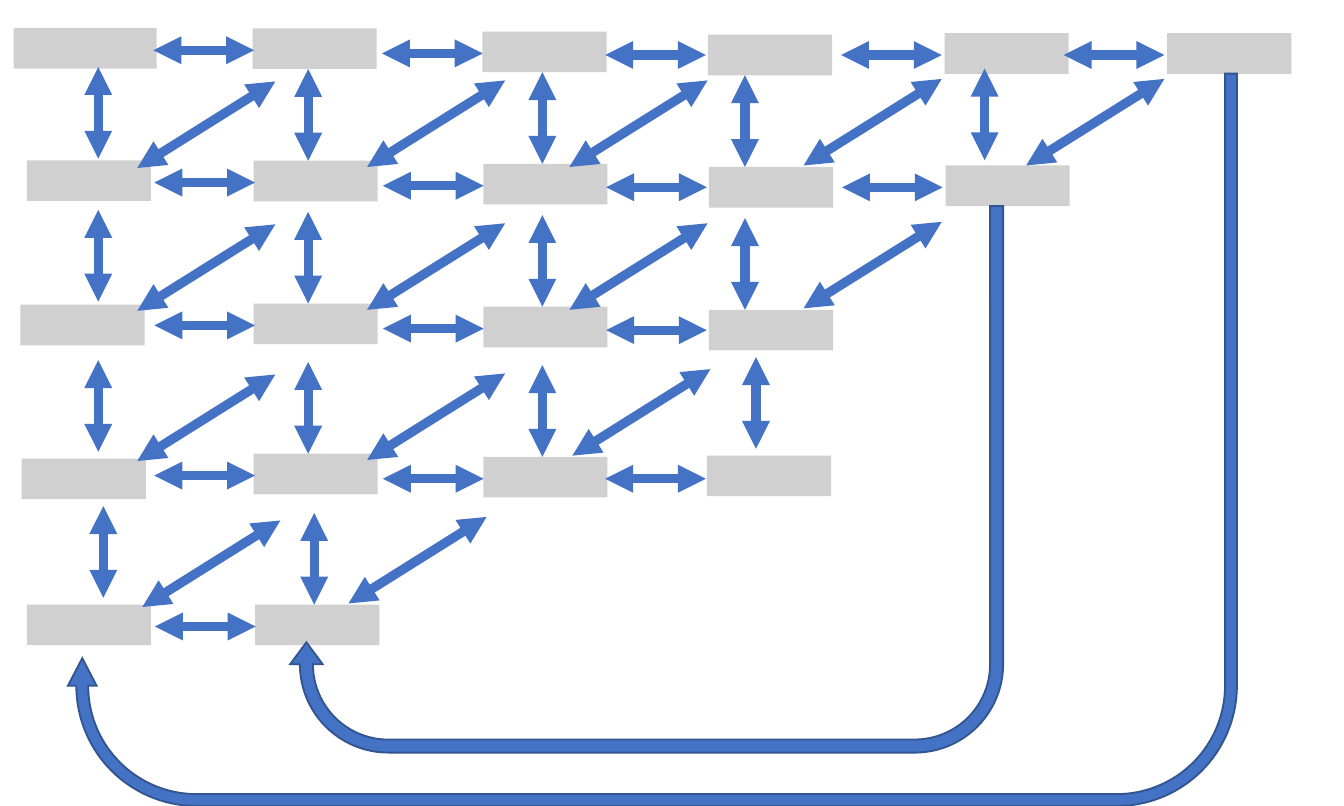
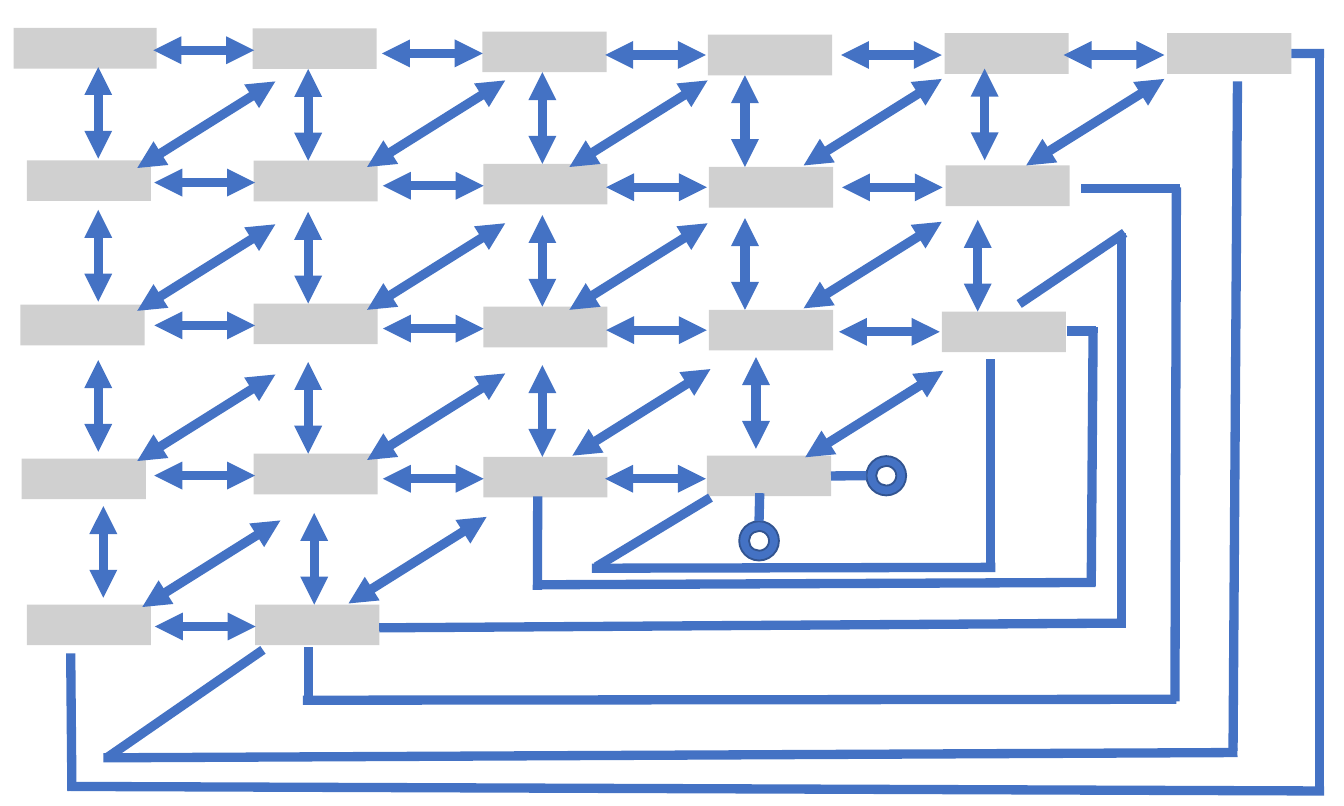
Before and after one commit to immoth/Hubbard_summetries, a slide deck: slide 1 of K_3_10s.pptx. Drawn at 1344x806 pixels with LibreOffice and Linux fonts; fonts in the diff are those of the drawing; grey boxes stand for pictures. Boxes give left, top, right and bottom in pixels: in the first picture for what was removed or moved away, otherwise in the second. Text is boxed around its words. In the diff, an @@ line names an element or a change of style, - is before the commit and + after.

```diff
--- a/K_3_10s.pptx
+++ b/K_3_10s.pptx
@@ line added from (1292, 54) to (1324, 54), #4472C4 5 pt @@
@@ line added from (1320, 788) to (1320, 50), #4472C4 5 pt @@
@@ uturn arrow removed at (x1=69, y1=74, x2=1238, y2=806) @@
@@ line added from (1232, 751) to (1238, 82), #4472C4 5 pt @@
@@ uturn arrow removed at (x1=290, y1=206, x2=1004, y2=753) @@
@@ line added from (1082, 190) to (1180, 190), #4472C4 5 pt @@
@@ line added from (1175, 702) to (1176, 187), #4472C4 5 pt @@
@@ double arrow added from (978, 220) to (978, 312), #4472C4 5 pt @@
@@ line added from (1019, 304) to (1125, 233), #4472C4 5 pt @@
@@ line added from (1122, 628) to (1122, 233), #4472C4 5 pt @@
@@ picture added at (x1=942, y1=312, x2=1066, y2=352) @@
@@ line added from (1091, 586) to (1093, 327), #4472C4 5 pt @@
@@ double arrow added from (839, 332) to (939, 332), #4472C4 5 pt @@
@@ line added from (991, 567) to (991, 359), #4472C4 5 pt @@
@@ line added from (1067, 331) to (1095, 331), #4472C4 5 pt @@
@@ double arrow added from (943, 371) to (805, 457), #4472C4 5 pt @@
@@ line added from (867, 476) to (831, 476), #4472C4 5 pt @@
@@ donut added at (x1=867, y1=457, x2=907, y2=496), fill #4472C4, outline #325491 1 pt @@
@@ line added from (538, 590) to (538, 496), #4472C4 5 pt @@
@@ line added from (597, 567) to (711, 497), #4472C4 5 pt @@
@@ line added from (759, 521) to (759, 493), #4472C4 5 pt @@
@@ donut added at (x1=739, y1=521, x2=780, y2=560), fill #4472C4, outline #325491 1 pt @@
@@ line added from (591, 569) to (996, 567), #4472C4 5 pt @@
@@ line added from (538, 585) to (1095, 583), #4472C4 5 pt @@
@@ line added from (379, 628) to (1122, 624), #4472C4 5 pt @@
@@ line added from (73, 792) to (71, 653), #4472C4 5 pt @@
@@ line added from (106, 758) to (263, 650), #4472C4 5 pt @@
@@ line added from (308, 704) to (308, 646), #4472C4 5 pt @@
@@ line added from (302, 700) to (1176, 700), #4472C4 5 pt @@
@@ line added from (103, 758) to (1238, 753), #4472C4 5 pt @@
@@ line added from (70, 786) to (1324, 792), #4472C4 5 pt @@
```
Also in this commit, not shown: 4 other files.
